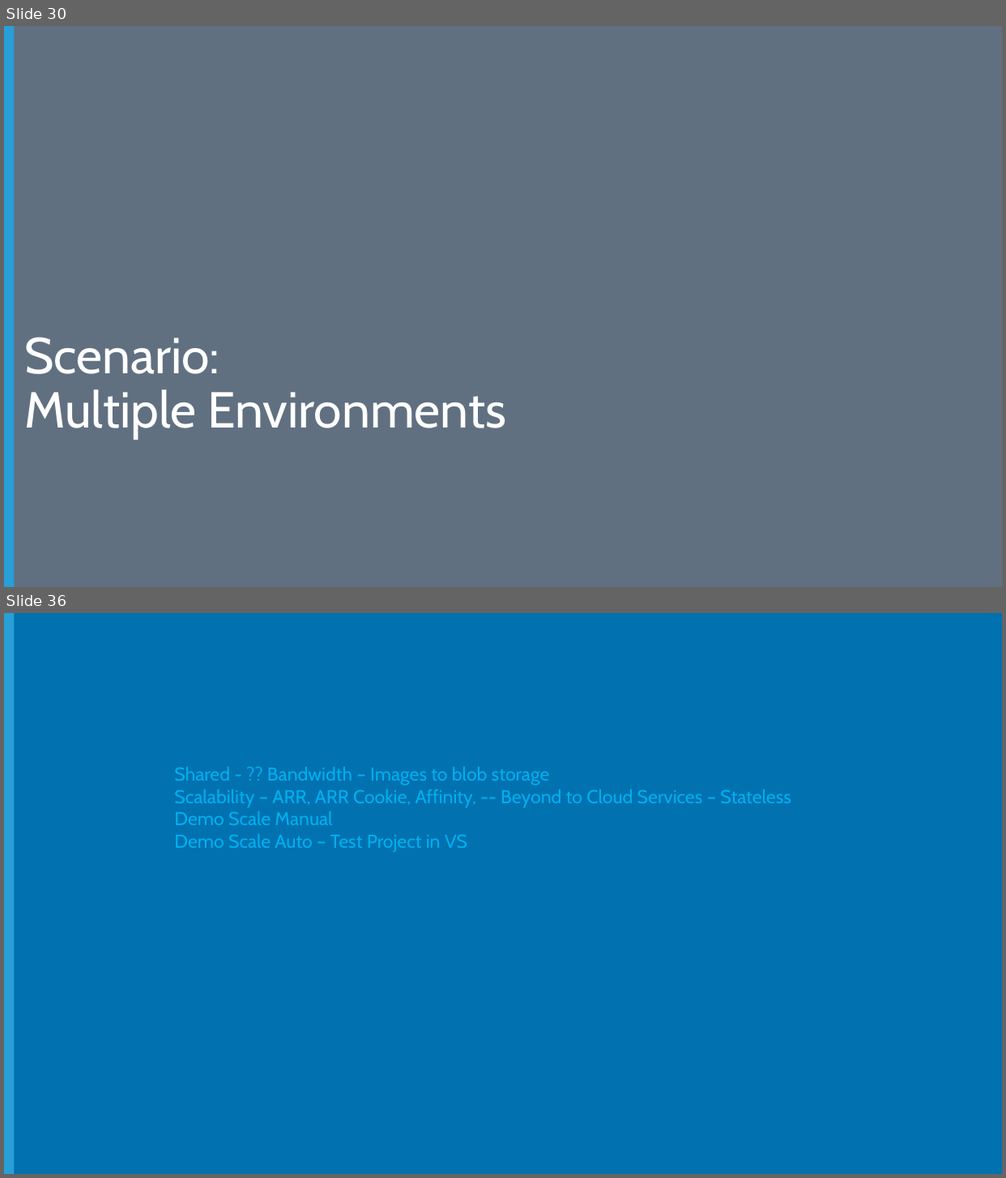
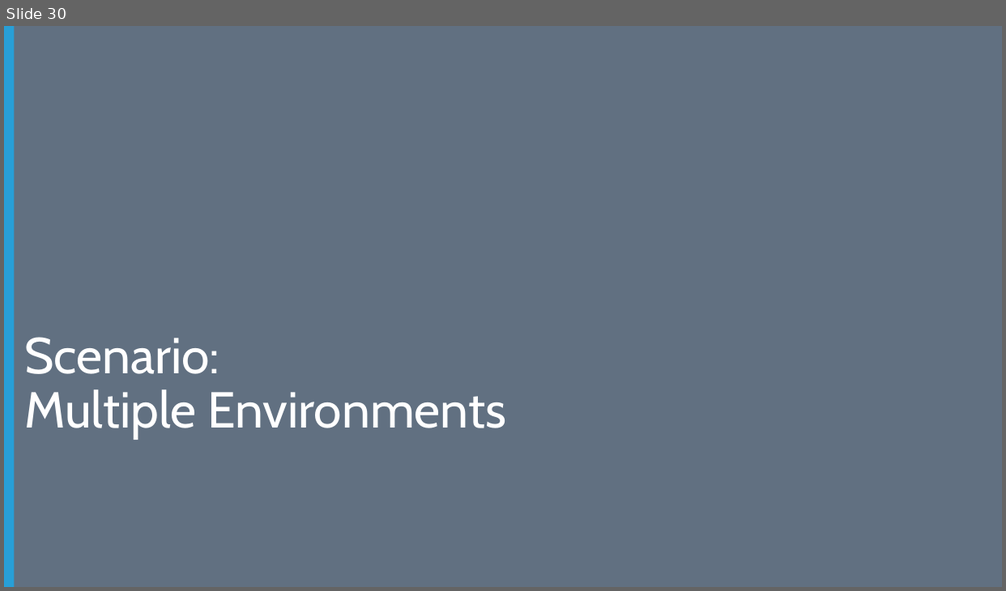
Before and after one commit to Microsoft-Web/DECK-ASPNET-in-Production, a slide deck: 6-ASPNET-in-Production.pptx. Shown one above the other, each under a label of ours: slides 30 and 36 before the commit, slide 30 after it; the slides between them are not shown. The pictures are 1006x1178 and 1006x591 pixels, drawn with LibreOffice and Linux fonts; fonts in the diff are those of the drawing; background and template pictures are left out. Boxes give left, top, right and bottom in pixels: in the first picture for what was removed or moved away, otherwise in the second. Text is boxed around its words. In the diff, an @@ line names an element or a change of style, - is before the commit and + after.

Commit message:
Updated Dev / Test / Multi-VM section

```diff
--- a/6-ASPNET-in-Production.pptx
+++ b/6-ASPNET-in-Production.pptx
@@ slide 36 removed at [4,613,1002,1174], background #0171B0; not listed: 1 template element that a slide beside it also shows @@
@@ text removed at [174,767,791,852] @@
-Shared - ?? Bandwidth – Images to blob storage
-Scalability – ARR, ARR Cookie, Affinity, -- Beyond to Cloud Services – Stateless
-Demo Scale Manual
-Demo Scale Auto – Test Project in VS
```
Also in this commit, not shown: 3 slides changed, 6 slides added, 3 other slides removed.
